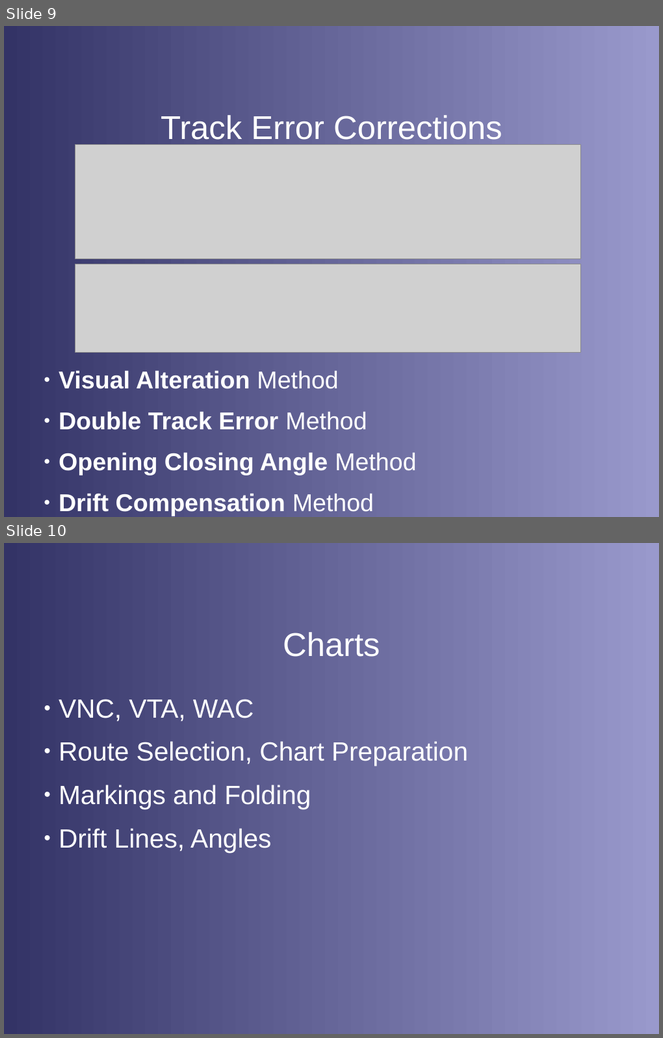
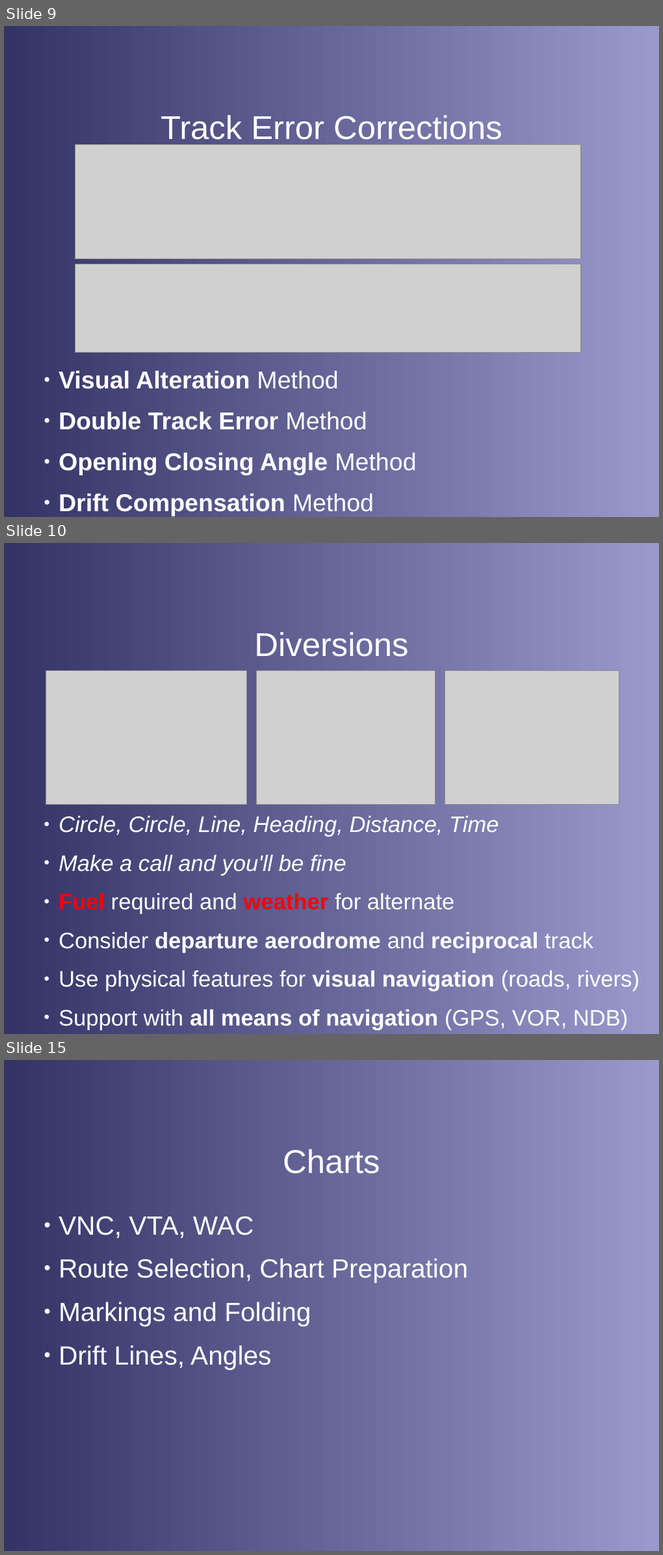
Before and after one commit to stephanheinemann/flight, a slide deck: FI/Navigation/Navigation.odp. Shown one above the other, each under a label of ours: slides 9 and 10 before the commit, slides 9, 10 and 15 after it; the slides between them are not shown. The pictures are 663x1038 and 663x1555 pixels, drawn with LibreOffice and Linux fonts; fonts in the diff are those of the drawing; grey boxes stand for pictures; background and template pictures are left out. Boxes give left, top, right and bottom in pixels: in the first picture for what was removed or moved away, otherwise in the second. Text is boxed around its words. In the diff, an @@ line names an element or a change of style, - is before the commit and + after.

Commit message:
extended navigation presentation

```diff
--- a/FI/Navigation/Navigation.odp
+++ b/FI/Navigation/Navigation.odp
@@ slide 10 added at [4,543,659,1034], background gradient #333366 to #9999CC @@
@@ title added at [254,632,408,657], 40 pt, text #FFFFFF @@
+Diversions
@@ picture added at [46,671,246,804] @@
@@ picture added at [257,671,436,804] @@
@@ picture added at [445,671,620,804] @@
@@ text added at [59,816,640,1031], 27.2 pt, text #FFFFFF @@
+● Circle, Circle, Line, Heading, Distance, Time
+● Make a call and you'll be fine
+● Fuel required and weather for alternate
+● Consider departure aerodrome and reciprocal track
+● Use physical features for visual navigation (roads, rivers)
+● Support with all means of navigation (GPS, VOR, NDB)
@@ what was slide 10 is now slide 15 @@
```
Also in this commit, not shown: 4 other slides added, 8 other files.
